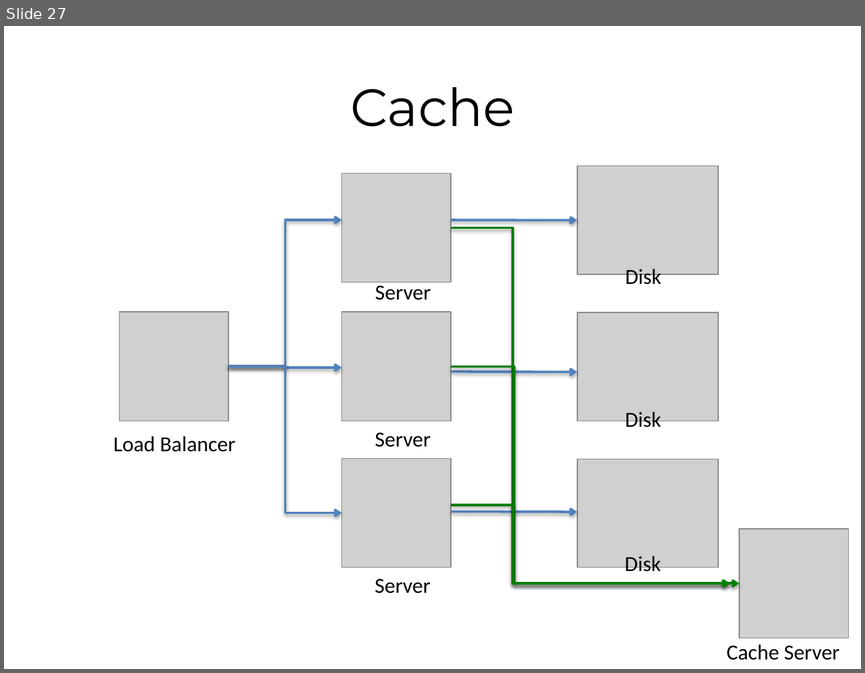
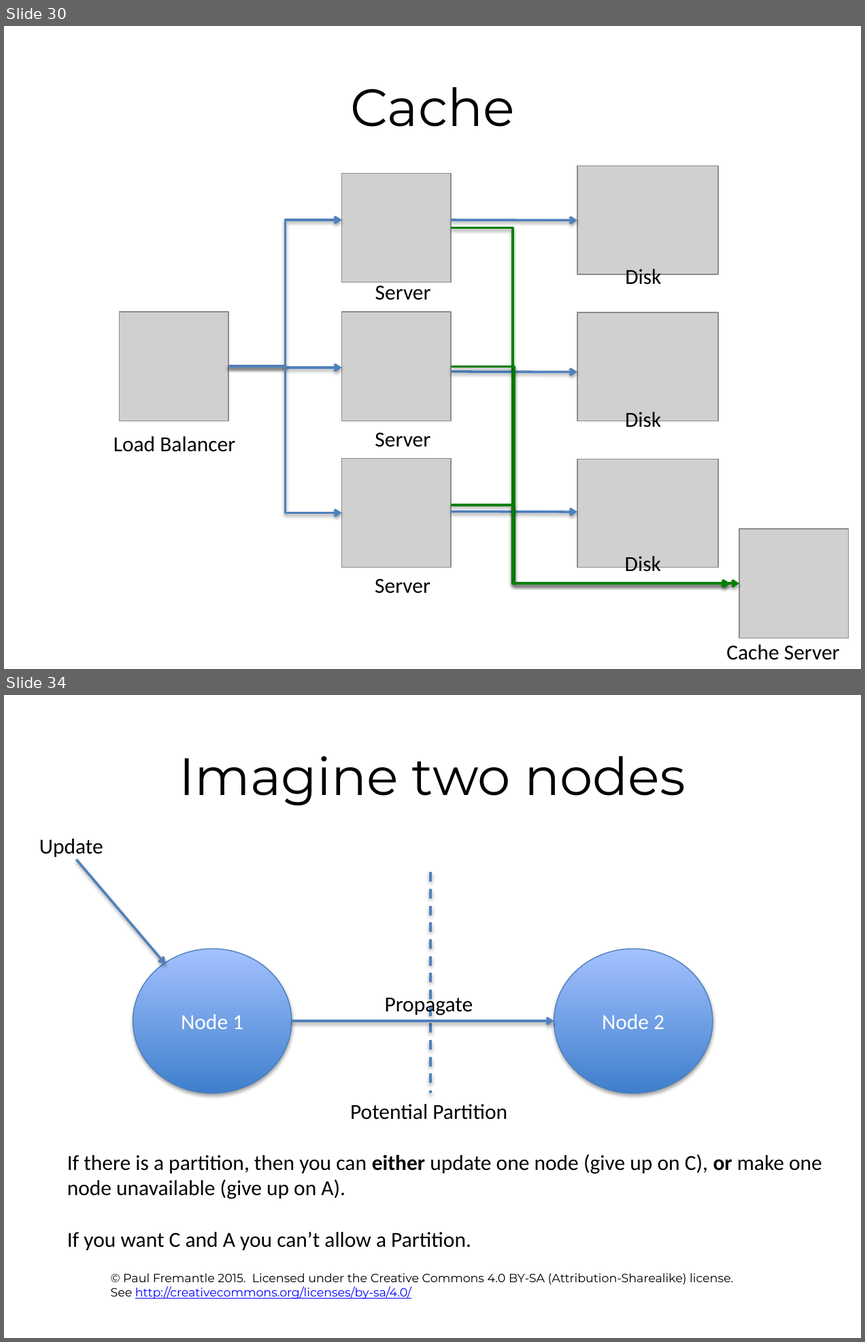
Before and after one commit to pzfreo/ox-clo, a slide deck: pres-source/03-cloud-computing-theory.pptx. Shown one above the other, each under a label of ours: slide 27 before the commit, slides 30 and 34 after it; the slides between them are not shown. The pictures are 865x673 and 865x1342 pixels, drawn with LibreOffice and Linux fonts; fonts in the diff are those of the drawing; grey boxes stand for pictures; background and template pictures are left out. Boxes give left, top, right and bottom in pixels: in the first picture for what was removed or moved away, otherwise in the second. Text is boxed around its words. In the diff, an @@ line names an element or a change of style, - is before the commit and + after.

```diff
--- a/pres-source/03-cloud-computing-theory.pptx
+++ b/pres-source/03-cloud-computing-theory.pptx
@@ slide 34 added at (4, 695, 861, 1338), background #FFFFFF @@
@@ title added at (179, 756, 685, 806), 44 pt, text #000000 @@
+Imagine two nodes
@@ text added at (39, 838, 103, 857), 18 pt, text #000000 @@
+Update
@@ arrow added from (76, 860) to (166, 964), #4F81BD 2 pt @@
@@ line added from (430, 872) to (430, 1093), #4F81BD 2 pt dashed @@
@@ ellipse added at (133, 949, 291, 1093), fill gradient #3F80CE to #A4C4FF, outline #4B7EBC 0.75 pt, 18 pt, text #FFFFFF @@
+Node 1
@@ ellipse added at (554, 949, 713, 1093), fill gradient #3F80CE to #A4C4FF, outline #4B7EBC 0.75 pt, 18 pt, text #FFFFFF @@
+Node 2
@@ text added at (385, 994, 473, 1017), 18 pt, text #000000 @@
+Propagate
@@ arrow added from (292, 1021) to (554, 1021), #4F81BD 2 pt @@
@@ text added at (350, 1104, 507, 1119), 18 pt, text #000000 @@
+Potential Partition
@@ text added at (67, 1154, 822, 1250), 18 pt, text #000000 @@
+If there is a partition, then you can either update one node (give up on C), or make one
+node unavailable (give up on A).
+If you want C and A you can’t allow a Partition.
@@ text added at (111, 1273, 733, 1299), 10 pt, text #000000 @@
+© Paul Fremantle 2015. Licensed under the Creative Commons 4.0 BY-SA (Attribution-Sharealike) license.
+See http://creativecommons.org/licenses/by-sa/4.0/
@@ what was slide 27 is now slide 30 @@
```
Also in this commit, not shown: 1 slide changed, 10 other slides added, 2 slides removed, 13 other files.
